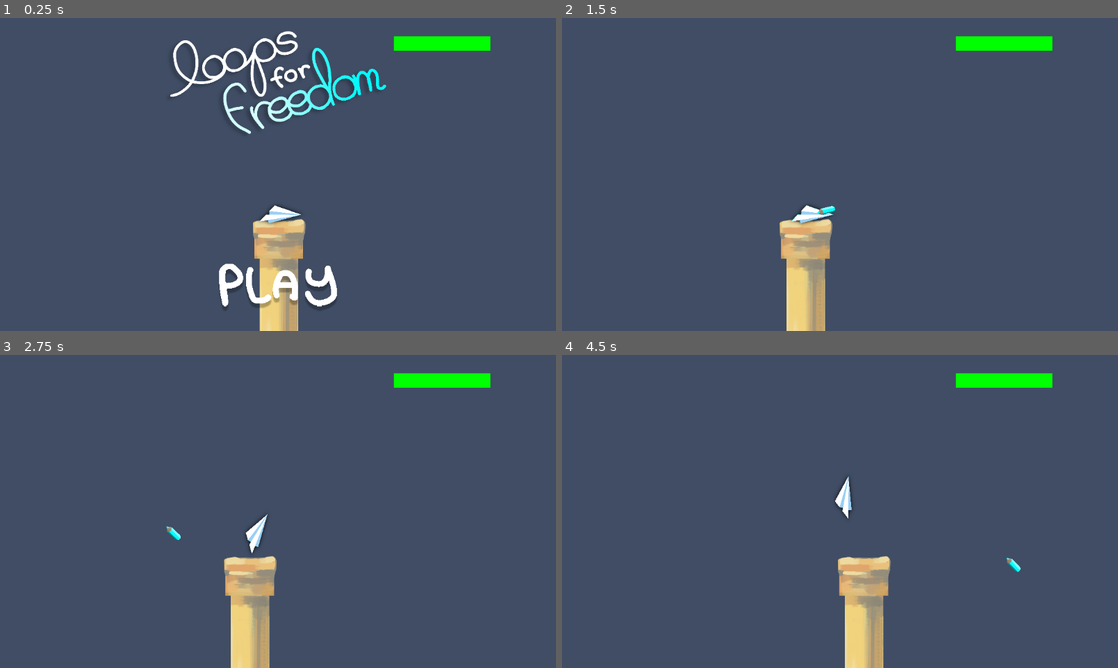
Above: before the commit, frames 1-4 (two rows, left to right).
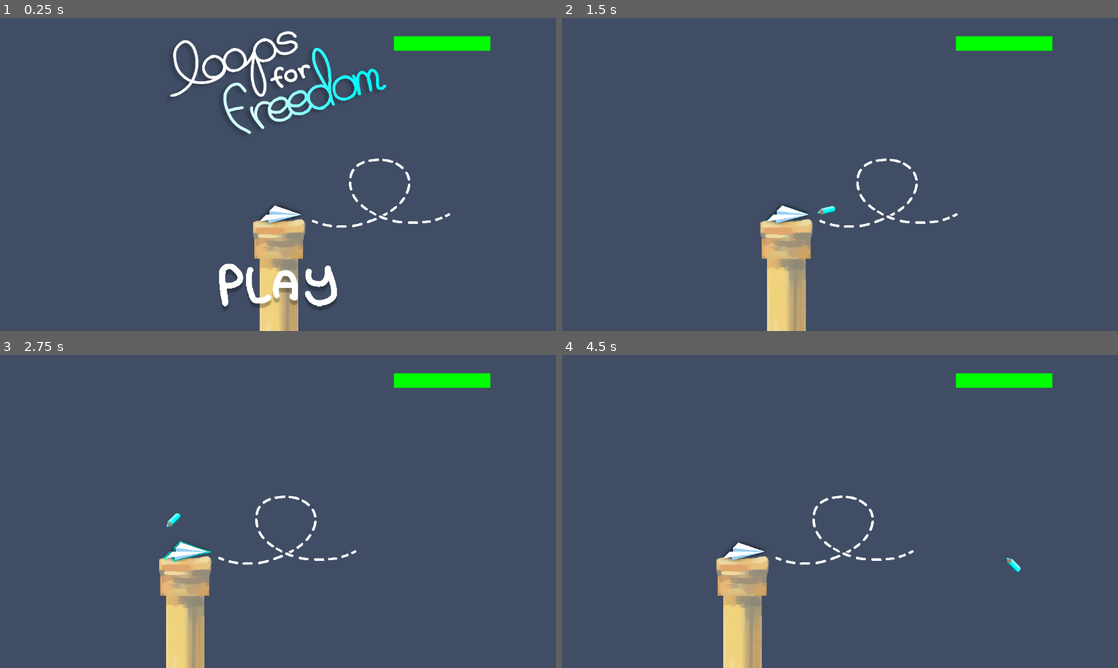
Above: after the commit, the same moments.

Repository: STUDIO-SINOKAYO/planegame
Game: Godot game, scene res://Scenes/level.tscn
Same seed, same stepped clock (60 frames per second), same inputs: the game is played once before the commit and once after it.
Inputs (mouse positions are in pixels of both pictures, inside the frame that each line leads up to):
- Up to frame 1 (0.25 s): no input
- Up to frame 2 (1.5 s): click (840, 287) at 0.5 s; tap Enter (ui_accept) at 1.25, 1.35 s; move the mouse to (817, 212) at 1.27 s; click (817, 212) at 1.42 s
- Up to frame 3 (2.75 s): tap Enter (ui_accept) at 1.52, 1.82, 2.27, 2.3, 2.57 s; move the mouse to (166, 527) at 2.02 s; right-click (166, 527) at 2.1 s; click (166, 527) at 2.17 s
- Up to frame 4 (4.5 s): move the mouse to (895, 442) at 2.77 s; tap R at 2.85 s; click (895, 442) at 2.92 s; tap Enter (ui_accept) at 3.05, 3.6, 3.77, 4.07, 4.25 s; move the mouse to (812, 574) at 3.52 s; click (812, 574) at 3.67 s; move the mouse to (1006, 558) at 4.27 s; right-click (1006, 558) at 4.35 s; click (1006, 558) at 4.42 s

The runs differ from the first frame. In frame 1, 0.4% of the frame differs, in the area x 56-81%, y 44-68%; in frame 2, 4.4%; in frame 3, 6.3%, in the area x 28-65%, y 44-100%; in frame 4, 6.3%.

Commit message:
xy's branch

Diff:
--- a/Scenes/level.tscn
+++ b/Scenes/level.tscn
@@ -60,6 +60,8 @@
 [ext_resource type="Texture2D" uid="uid://dfd0wjf6t6fh8" path="res://Assets/Sprites/PLAY.png" id="51_m4bds"]
 [ext_resource type="Texture2D" uid="uid://dk3ujljw3x52i" path="res://Assets/Sprites/PLAY2.png" id="52_t4ggf"]
 [ext_resource type="Texture2D" uid="uid://bsksucne12fqt" path="res://Assets/Sprites/LOGO.png" id="53_uoc0b"]
+[ext_resource type="Script" uid="uid://3tv75vtt4vbf" path="res://Scripts/tutorial.gd" id="54_ubg6v"]
+[ext_resource type="Texture2D" uid="uid://dcf1i3a40uifo" path="res://Assets/Sprites/TUTORIAL1.png" id="54_v15qs"]
 
 [sub_resource type="CircleShape2D" id="CircleShape2D_754fn"]
 radius = 12.0416
@@ -666,7 +668,7 @@
 limit_top = -150
 limit_right = 15440
 limit_bottom = -150
-limit_smoothed = true
+position_smoothing_enabled = true
 editor_draw_limits = true
 
 [node name="Sprite2D" type="Sprite2D" parent="Plane"]
@@ -1355,6 +1357,17 @@
 
 [node name="CollisionShape2D" type="CollisionShape2D" parent="Cursor/CursorArea"]
 shape = SubResource("CircleShape2D_s14gf")
+
+[node name="Tutorial" type="Node2D" parent="."]
+script = ExtResource("54_ubg6v")
+
+[node name="Dotted Line" type="Sprite2D" parent="Tutorial"]
+position = Vector2(325, 312)
+scale = Vector2(0.385, 0.385)
+texture = ExtResource("54_v15qs")
+
+[node name="Tutorial Text" type="Sprite2D" parent="Tutorial"]
+position = Vector2(497, 199)
 
 [node name="UI" type="CanvasLayer" parent="."]
 script = ExtResource("50_54tli")
--- a/Scripts/Global.gd
+++ b/Scripts/Global.gd
@@ -8,6 +8,7 @@
 
 # Game state tracking - simple and reliable
 var game_has_been_played_before: bool = false
+var game_started: bool = false  ## Whether the actual gameplay has begun (first valid line drawn)
 
 # Audio control
 var waypoint_sound_enabled: bool = true  ## Global control for waypoint sound
--- a/Scripts/Level.gd
+++ b/Scripts/Level.gd
@@ -236,8 +236,10 @@
 			# Start on any line (original behavior)
 			should_start_game = true
 
-		if should_start_game and not plane.game_started:
+		if should_start_game and not Global.game_started:
 			plane.start_game()
+			# Mark that the game has been played when the first valid line is drawn
+			Global.mark_game_as_played()
 
 		if loops > 0:
 			_handle_detected_loops(loops)
@@ -259,7 +261,7 @@
 		print("No loops detected - game will not start until a loop is drawn")
 
 	# Show the draw prompt again if the game hasn't started yet and loops are required
-	if require_loop_to_start and not plane.game_started:
+	if require_loop_to_start and not Global.game_started:
 		var draw_prompt = ui.get_node_or_null("Tutorial/DrawPrompt")
 		if draw_prompt and not draw_prompt.visible:
 			draw_prompt.visible = true
--- a/Scripts/Plane.gd
+++ b/Scripts/Plane.gd
@@ -41,7 +41,6 @@
 var wind_points: Array = []
 var current_speed: float = 0.0
 var loop_count: int = 0
-var game_started: bool = false
 var debug_wind_info: String = ""
 var velocity_line: Line2D
 var gravity_velocity: Vector2 = Vector2.ZERO
@@ -72,7 +71,7 @@
 	"""Initialize plane state and properties"""
 	current_speed = base_speed
 	gravity_velocity = Vector2.ZERO
-	game_started = false
+	Global.game_started = false
 
 #-------------------------------------------------------------------------------
 func _setup_velocity_visualization() -> void:
@@ -108,23 +107,20 @@
 
 #-------------------------------------------------------------------------------
 func _input(_event: InputEvent) -> void:
-	if Input.is_action_just_pressed("ui_accept"):
-		start_game()
-
 	if Input.is_action_just_pressed("right_click") and enable_debug_waypoint_click:
 		_create_waypoint()
 
 #-------------------------------------------------------------------------------
 func start_game() -> void:
 	"""Start the game and enable movement"""
-	game_started = true
+	Global.game_started = true
 	# Give the plane a small initial speed so it's not completely stationary
 	current_speed = max(base_speed, 200.0)  # Minimum 10 speed to get started
 
 #-------------------------------------------------------------------------------
 func _create_waypoint() -> void:
 	"""Create a waypoint at waypoint_position"""
-	if not game_started:
+	if not Global.game_started:
 		return
 	waypoint_position = get_global_mouse_position()
 	# Set waypoint position to parameter location
@@ -142,7 +138,7 @@
 
 #-------------------------------------------------------------------------------
 func _physics_process(delta: float) -> void:
-	if not game_started:
+	if not Global.game_started:
 		_handle_stationary_state()
 		return
 
@@ -223,7 +219,7 @@
 #-------------------------------------------------------------------------------
 func _apply_waypoint_thrust(delta: float) -> void:
 	"""Apply thrust towards the active waypoint"""
-	if not game_started or not has_active_waypoint:
+	if not Global.game_started or not has_active_waypoint:
 		return
 
 	# Calculate direction towards waypoint
@@ -367,7 +363,7 @@
 #-------------------------------------------------------------------------------
 func is_game_active() -> bool:
 	"""Check if the game is currently active"""
-	return game_started
+	return Global.game_started
 
 #-------------------------------------------------------------------------------
 func reset_plane() -> void:
@@ -376,7 +372,7 @@
 	loop_count = 0
 	current_speed = base_speed
 	gravity_velocity = Vector2.ZERO
-	game_started = false
+	Global.game_started = false
 	dead = false  # Ensure plane is not dead after reset
 	_clear_waypoint()
 
@@ -391,7 +387,7 @@
 #-------------------------------------------------------------------------------
 func create_waypoint_at_position(world_position: Vector2) -> bool:
 	"""Create a waypoint at a specific world position. Returns true if successful."""
-	if not game_started:
+	if not Global.game_started:
 		return false
 
 	waypoint_position = world_position
@@ -454,7 +450,7 @@
 		current_speed,
 		loop_count,
 		str(gravity_velocity),
-		str(game_started)
+		str(Global.game_started)
 	]
 
 #-------------------------------------------------------------------------------
--- /dev/null
+++ b/Scripts/tutorial.gd
@@ -0,0 +1,64 @@
+extends Node2D
+
+@onready var dotted_line: Sprite2D = $"Dotted Line"
+@onready var level_node: Node2D = get_parent()  # Level is the parent of Tutorial
+
+var fade_tween: Tween
+
+# Called when the node enters the scene tree for the first time.
+func _ready() -> void:
+	print("Tutorial _ready() called")
+	print("game_has_been_played_before: ", Global.game_has_been_played_before)
+	print("dotted_line exists: ", dotted_line != null)
+
+	# Check if game has been played before - if so, stay invisible
+	if Global.game_has_been_played_before:
+		print("Game has been played before - hiding dotted line")
+		if dotted_line:
+			dotted_line.visible = false
+		return
+
+	# Initially hide the dotted line (before play is pressed)
+	if dotted_line:
+		dotted_line.modulate.a = 1.0  # Start visible for testing
+		dotted_line.visible = true
+		print("Dotted line initialized - visible: ", dotted_line.visible, " alpha: ", dotted_line.modulate.a)
+
+# Called every frame. 'delta' is the elapsed time since the previous frame.
+func _process(_delta: float) -> void:
+	# Check if the first line has been drawn to fade out
+	if Global.game_started and dotted_line and dotted_line.modulate.a > 0.0:
+		fade_out_dotted_line()
+
+func fade_in_dotted_line() -> void:
+	"""Fade in the dotted line when play button is pressed"""
+	print("fade_in_dotted_line() called")
+	print("dotted_line exists: ", dotted_line != null)
+	print("game_has_been_played_before: ", Global.game_has_been_played_before)
+
+	if not dotted_line or Global.game_has_been_played_before:
+		print("Exiting early - dotted_line: ", dotted_line != null, " played_before: ", Global.game_has_been_played_before)
+		return
+
+	print("Starting fade in - current alpha: ", dotted_line.modulate.a)
+
+	# Kill any existing tween
+	if fade_tween:
+		fade_tween.kill()
+
+	# Create fade in tween
+	fade_tween = create_tween()
+	fade_tween.tween_property(dotted_line, "modulate:a", 1.0, 1.0)  # Fade in over 1 second
+
+func fade_out_dotted_line() -> void:
+	"""Fade out the dotted line when first line is drawn"""
+	if not dotted_line or Global.game_has_been_played_before:
+		return
+
+	# Kill any existing tween
+	if fade_tween:
+		fade_tween.kill()
+
+	# Create fade out tween
+	fade_tween = create_tween()
+	fade_tween.tween_property(dotted_line, "modulate:a", 0.0, 0.5)  # Fade out over 0.5 seconds
--- a/Scripts/ui.gd
+++ b/Scripts/ui.gd
@@ -5,6 +5,7 @@
 @onready var start_screen: Control = $StartScreen
 @onready var cursor: Node2D = $"../Cursor"
 @onready var draw_prompt: RichTextLabel = $Tutorial/DrawPrompt
+@onready var tutorial_node: Node2D = $"../Tutorial"
 
 var camera_tween: Tween
 
@@ -29,20 +30,25 @@
 	cursor.show()
 	Input.set_mouse_mode(Input.MOUSE_MODE_HIDDEN)
 
-	# Mark that the game has been played
-	Global.mark_game_as_played()
+	# Kill any existing tween to prevent conflicts
+	if camera_tween:
+		camera_tween.kill()
 
-	# Smooth camera transition
+	# Create a new smooth camera transition
 	camera_tween = create_tween()
-	camera_tween.tween_property(camera, "position", Vector2(260, -50), 3.0)
 	camera_tween.set_ease(Tween.EASE_OUT)
 	camera_tween.set_trans(Tween.TRANS_CUBIC)
+	camera_tween.tween_property(camera, "position", Vector2(260, -50), 3.0)
 
 	# Show draw prompt after tween is over (Godot 4 syntax)
 	camera_tween.finished.connect(_on_camera_tween_completed)
 
 func _on_camera_tween_completed() -> void:
 	draw_prompt.show()
+
+	# Fade in the dotted line after camera transition
+	if tutorial_node:
+		tutorial_node.fade_in_dotted_line()
 
 func start_game_directly() -> void:
 	"""Start the game without tutorial or start screen (for restarts)"""
Binary file added: Assets/Sprites/TUTORIAL1.png
Not shown, added: Assets/Sprites/TUTORIAL1.png.import
Not shown: 1 places in Scenes/level.tscn that only renumber resources
Not shown, added: Scripts/tutorial.gd.uid
